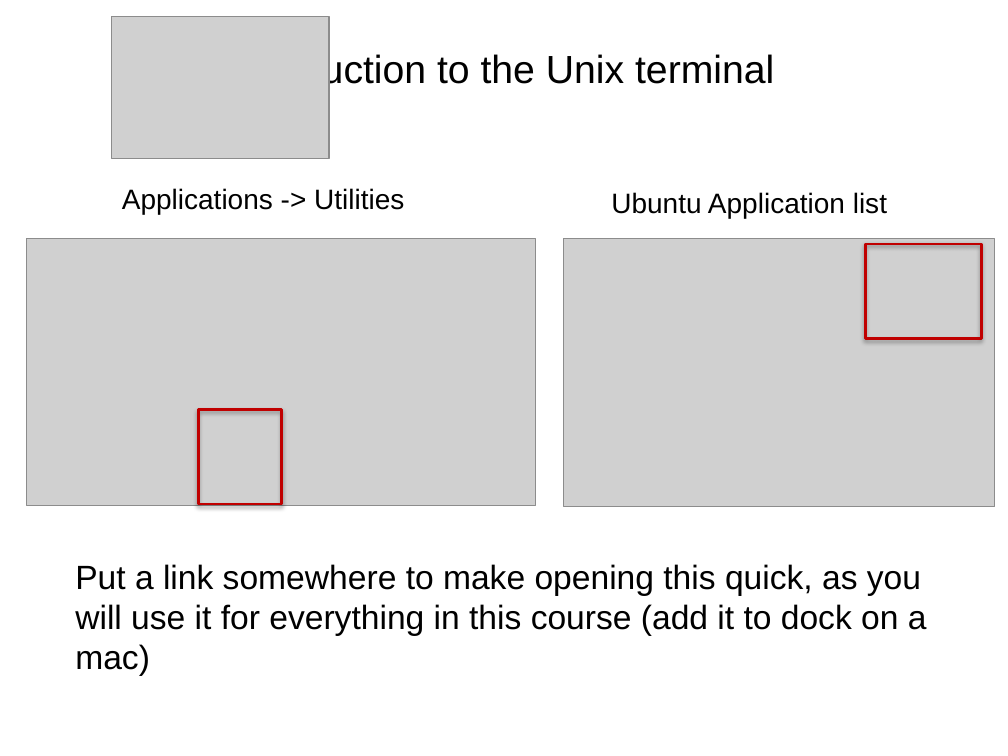
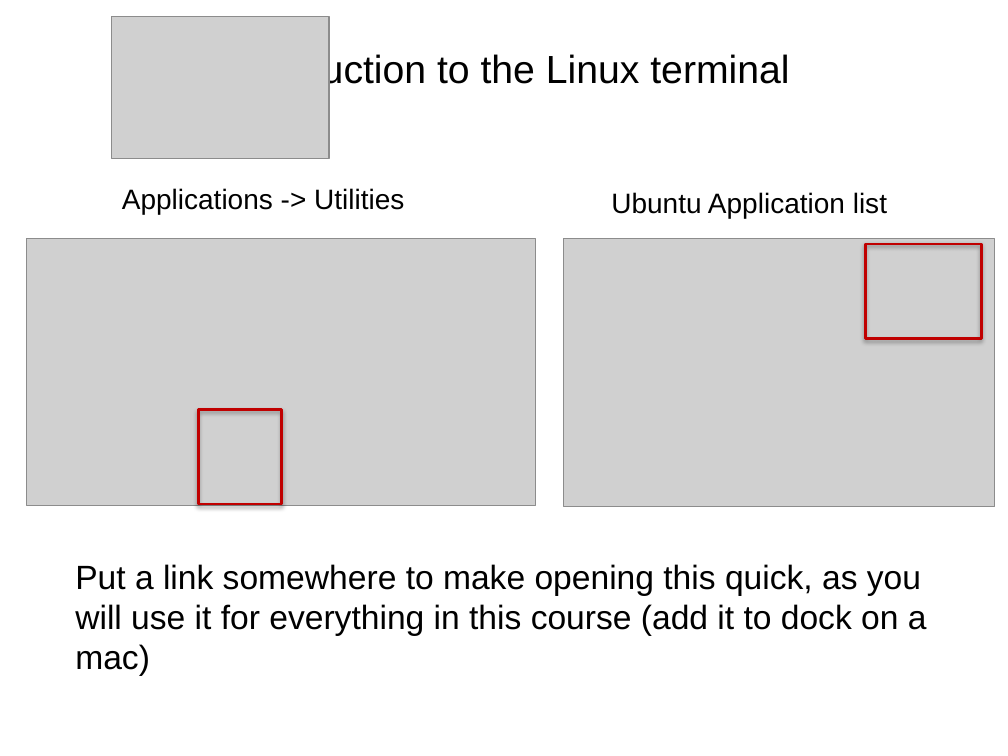
Before and after one commit to tparchman/F26_BIOL792, a slide deck: slide 2 of week1_LinuxI/week1b.pptx. Drawn at 1008x756 pixels with LibreOffice and Linux fonts; fonts in the diff are those of the drawing; grey boxes stand for pictures. Boxes give left, top, right and bottom in pixels: in the first picture for what was removed or moved away, otherwise in the second. Text is boxed around its words. In the diff, an @@ line names an element or a change of style, - is before the commit and + after.

```diff
--- a/week1_LinuxI/week1b.pptx
+++ b/week1_LinuxI/week1b.pptx
@@ text at [222, 52, 789, 91]: text changed @@
-Introduction to the Unix terminal
+Introduction to the Linux terminal
```
Also in this commit, not shown: 4 other slides changed, 3 other files.
